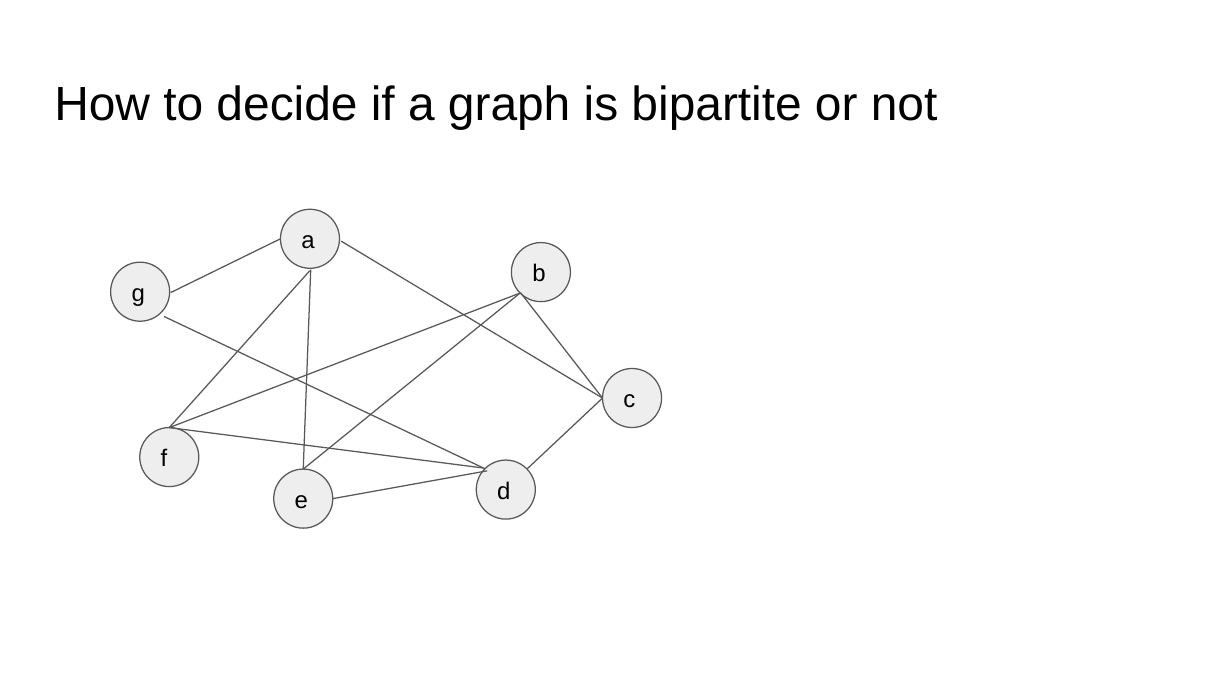
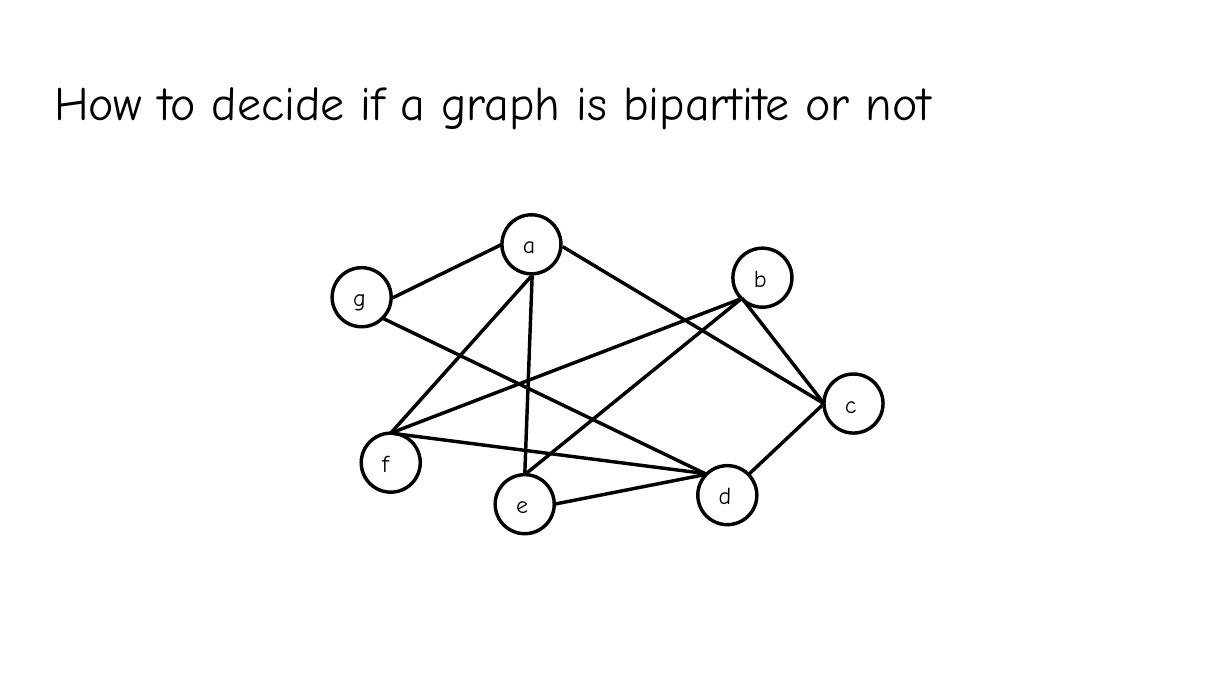
Before and after one commit to YeasirRayhanPrince/yeasirrayhanprince.github.io, a slide deck: slide 34 of cse106/slides/Lecture8.pptx (slide 33 before the commit). Drawn at 1232x693 pixels with LibreOffice and Linux fonts; fonts in the diff are those of the drawing. Boxes give left, top, right and bottom in pixels: in the first picture for what was removed or moved away, otherwise in the second. Text is boxed around its words. In the diff, an @@ line names an element or a change of style, - is before the commit and + after.

```diff
--- a/cse106/slides/Lecture8.pptx
+++ b/cse106/slides/Lecture8.pptx
@@ title "How to decide if a ..." at [54, 87, 931, 130]: font Arial to Comic Neue @@
@@ line (392, 298) - (501, 244): stroke #595959 0.75 pt to #000000 2 pt @@
@@ line (563, 246) - (824, 404): stroke #595959 0.75 pt to #000000 2 pt @@
@@ line (742, 298) - (391, 434): stroke #595959 0.75 pt to #000000 2 pt @@
@@ line (531, 276) - (391, 434): stroke #595959 0.75 pt to #000000 2 pt @@
@@ line (532, 275) - (525, 474): stroke #595959 0.75 pt to #000000 2 pt @@
@@ line (742, 298) - (525, 474): stroke #595959 0.75 pt to #000000 2 pt @@
@@ line (742, 298) - (824, 404): stroke #595959 0.75 pt to #000000 2 pt @@
@@ line moved from (164, 317) - (485, 469) to (383, 318) - (706, 474) @@
@@ line (383, 318) - (706, 474): stroke #595959 0.75 pt to #000000 2 pt @@
@@ font Arial to Comic Neue; fill #EEEEEE to #FFFFFF; outline #595959 0.75 pt to #000000 2 pt in 7 elements at [501, 214, 561, 274], [733, 248, 792, 307], [333, 267, 392, 326], [495, 474, 554, 533], [697, 466, 756, 525], [361, 434, 420, 493], [824, 375, 883, 434] @@
@@ 10 lines, 7 ellipses: place and size @@
-10 lines, 7 ellipses at [111, 209, 662, 529]
+10 lines, 7 ellipses at [333, 214, 883, 533]
@@ line (749, 474) - (824, 404): stroke #595959 0.75 pt to #000000 2 pt @@
@@ line (705, 473) - (391, 434): stroke #595959 0.75 pt to #000000 2 pt @@
@@ line (706, 474) - (554, 504): stroke #595959 0.75 pt to #000000 2 pt @@
```
Also in this commit, not shown: 36 other slides changed, 6 slides added, 7 other files.
